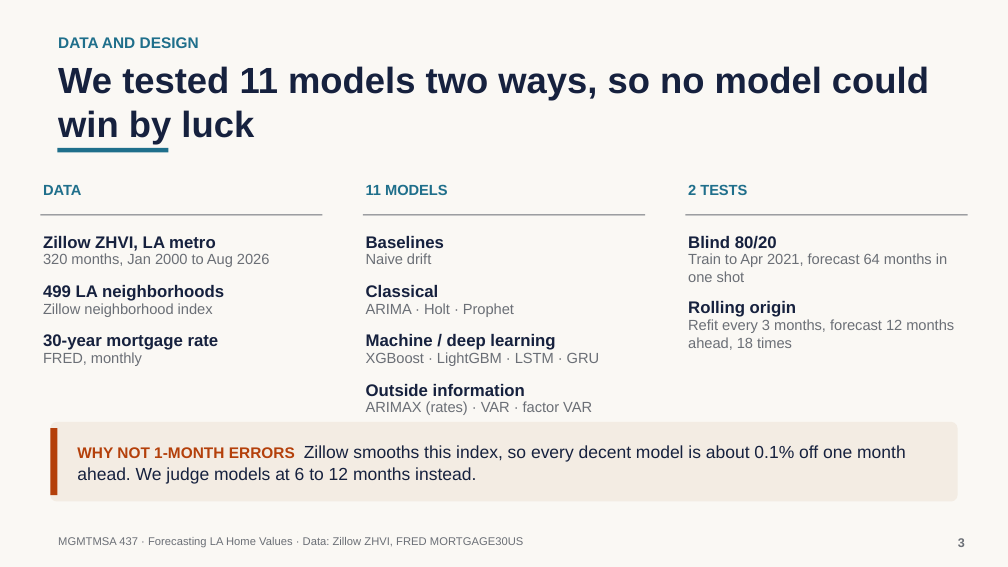
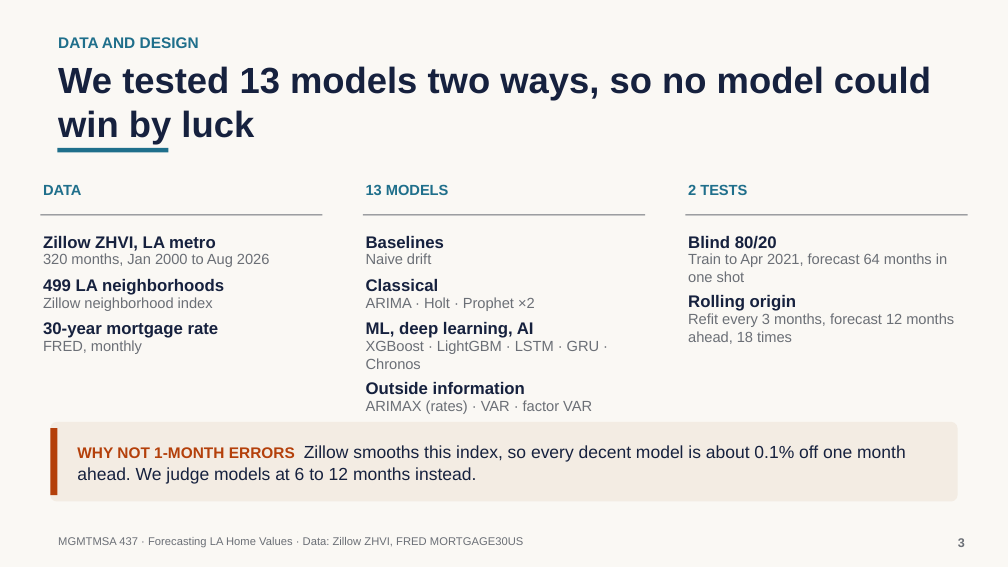
Before and after one commit to neiltd/la-housing-forecast, a slide deck: slide 3 of slides/LA_home_values_slides.pptx. Drawn at 1008x567 pixels with LibreOffice and Linux fonts; fonts in the diff are those of the drawing. Boxes give left, top, right and bottom in pixels: in the first picture for what was removed or moved away, otherwise in the second. Text is boxed around its words. In the diff, an @@ line names an element or a change of style, - is before the commit and + after.

```diff
--- a/slides/LA_home_values_slides.pptx
+++ b/slides/LA_home_values_slides.pptx
@@ text at [58, 66, 931, 144]: text changed @@
-We tested 11 models two ways, so no model could win by luck
+We tested 13 models two ways, so no model could win by luck
@@ text at [366, 184, 448, 195]: text changed @@
-11 MODELS
+13 MODELS
@@ text at [366, 297, 535, 311]: text changed @@
-ARIMA · Holt · Prophet
+ARIMA · Holt · Prophet ×2
@@ text "30-year mortgage rate": place and size @@
-text "30-year mortgage rate" at [43, 334, 219, 350]
+text "30-year mortgage rate" at [43, 322, 219, 338]
@@ text at [366, 322, 534, 338]: text changed @@
-Machine / deep learning
+ML, deep learning, AI
@@ 5 texts: place and size @@
-5 texts at [43, 285, 954, 350]
+5 texts at [43, 279, 954, 344]
@@ text "FRED, monthly": place and size @@
-text "FRED, monthly" at [43, 352, 142, 366]
+text "FRED, monthly" at [43, 340, 142, 354]
@@ text at [366, 340, 600, 369]: text changed @@
-XGBoost · LightGBM · LSTM · GRU
+XGBoost · LightGBM · LSTM · GRU · Chronos
```
Also in this commit, not shown: 5 other slides changed, 6 other files.
